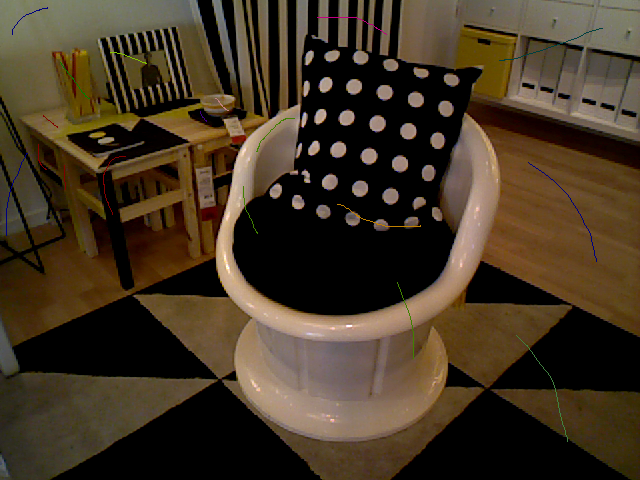
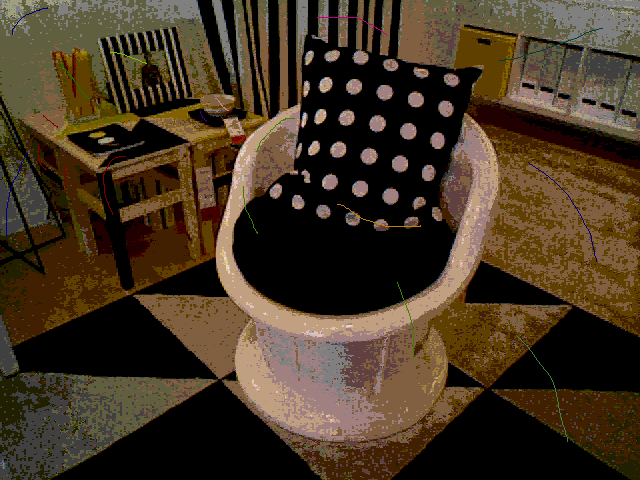
Before/after of a 640x480 layered artwork. What changed in the layer stack:
painted on "16.png" over [0, 0, 640, 480]
